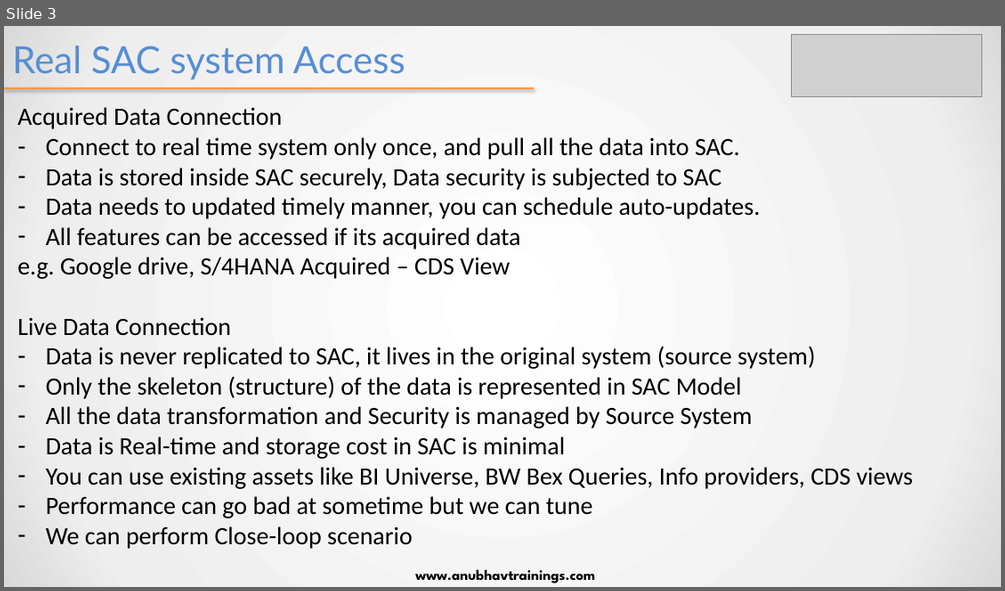
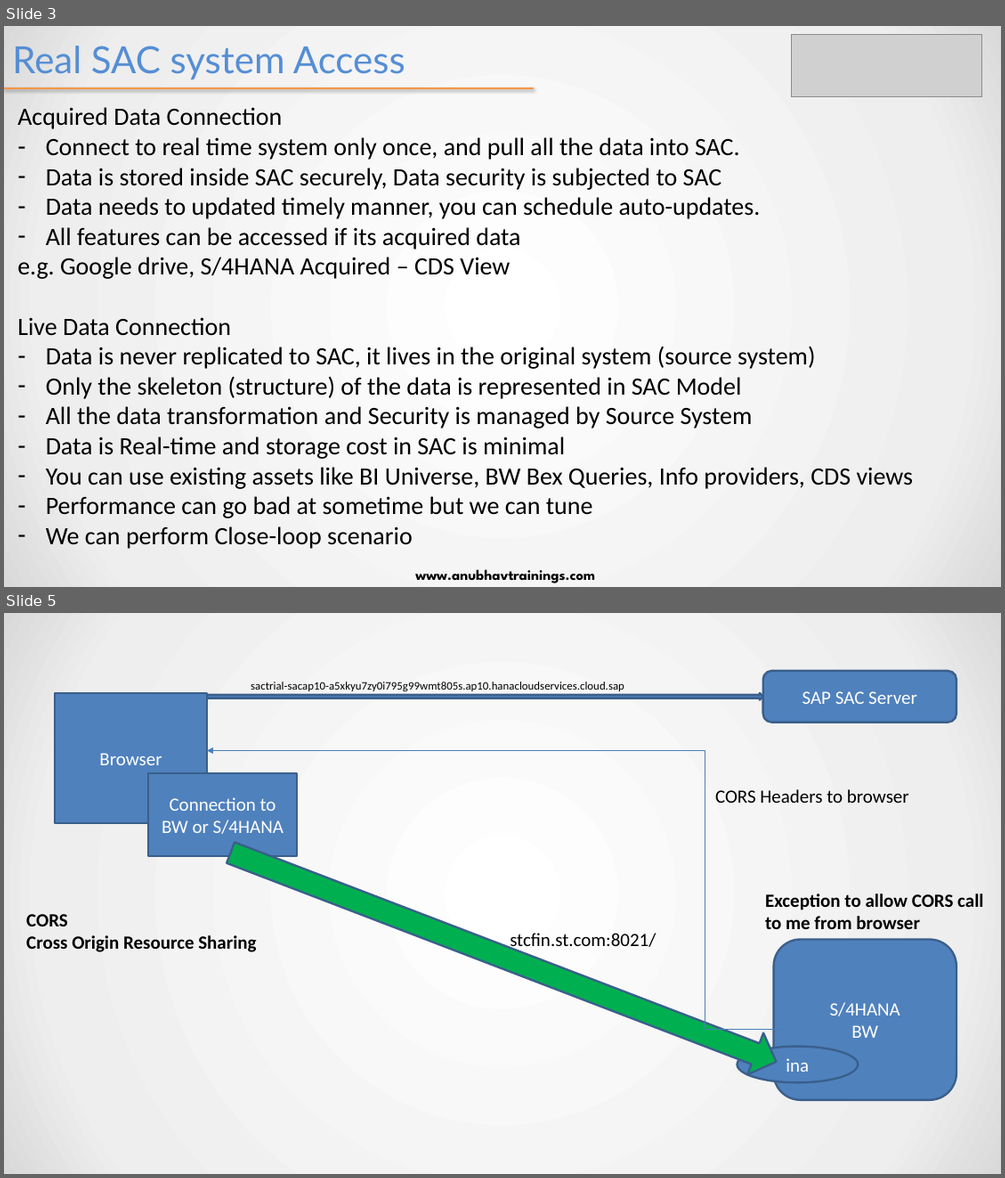
Before and after one commit to soyuztechnologies/Quinnox_SAC_JAN_2022, a slide deck: day 13/SAC_Training Day 13.pptx. Shown one above the other, each under a label of ours: slide 3 before the commit, slides 3 and 5 after it; the slides between them are not shown. The pictures are 1005x591 and 1005x1178 pixels, drawn with LibreOffice and Linux fonts; fonts in the diff are those of the drawing; grey boxes stand for pictures. Boxes give left, top, right and bottom in pixels: in the first picture for what was removed or moved away, otherwise in the second. Text is boxed around its words. In the diff, an @@ line names an element or a change of style, - is before the commit and + after.

```diff
--- a/day 13/SAC_Training Day 13.pptx
+++ b/day 13/SAC_Training Day 13.pptx
@@ slide 5 added at box(4, 613, 1001, 1174), background gradient #FFFFFF to #EEEEEE to #D9D9D9 @@
@@ text added at box(251, 682, 624, 691), 11 pt, text #000000 @@
+sactrial-sacap10-a5xkyu7zy0i795g99wmt805s.ap10.hanacloudservices.cloud.sap
@@ rounded rectangle added at box(763, 671, 956, 722), fill #4F81BD, outline #3A5F8C 2 pt, 18 pt, text #FFFFFF @@
+SAP SAC Server
@@ rectangle added at box(55, 693, 208, 823), fill #4F81BD, outline #3A5F8C 2 pt, 18 pt, text #FFFFFF @@
+Browser
@@ right arrow added at box(208, 693, 763, 699), fill #4F81BD, outline #3A5F8C 2 pt @@
@@ elbow arrow added from (783, 1029) to (207, 751), #4B7EBC 0.75 pt @@
@@ rectangle added at box(148, 773, 297, 856), fill #4F81BD, outline #3A5F8C 2 pt, 18 pt, text #FFFFFF @@
+Connection to BW or S/4HANA
@@ text added at box(715, 789, 909, 803), 18 pt, text #000000 @@
+CORS Headers to browser
@@ right arrow added at box(222, 831, 784, 1083), fill #00B050, outline #3A5F8C 2 pt @@
@@ text added at box(765, 893, 983, 929), 18 pt, text #000000, bold @@
+Exception to allow CORS call to me from browser
@@ text added at box(26, 914, 256, 952), 18 pt, text #000000, bold @@
+CORS
+Cross Origin Resource Sharing
@@ text added at box(510, 933, 655, 952), 18 pt, text #000000 @@
+stcfin.st.com:8021/
@@ rounded rectangle added at box(774, 939, 956, 1100), fill #4F81BD, outline #3A5F8C 2 pt, 18 pt, text #FFFFFF @@
+S/4HANA
+BW
@@ ellipse added at box(736, 1046, 858, 1082), fill #4F81BD, outline #3A5F8C 2 pt, 18 pt, text #FFFFFF @@
+ina
```
Also in this commit, not shown: 1 slide changed, 2 other files.
